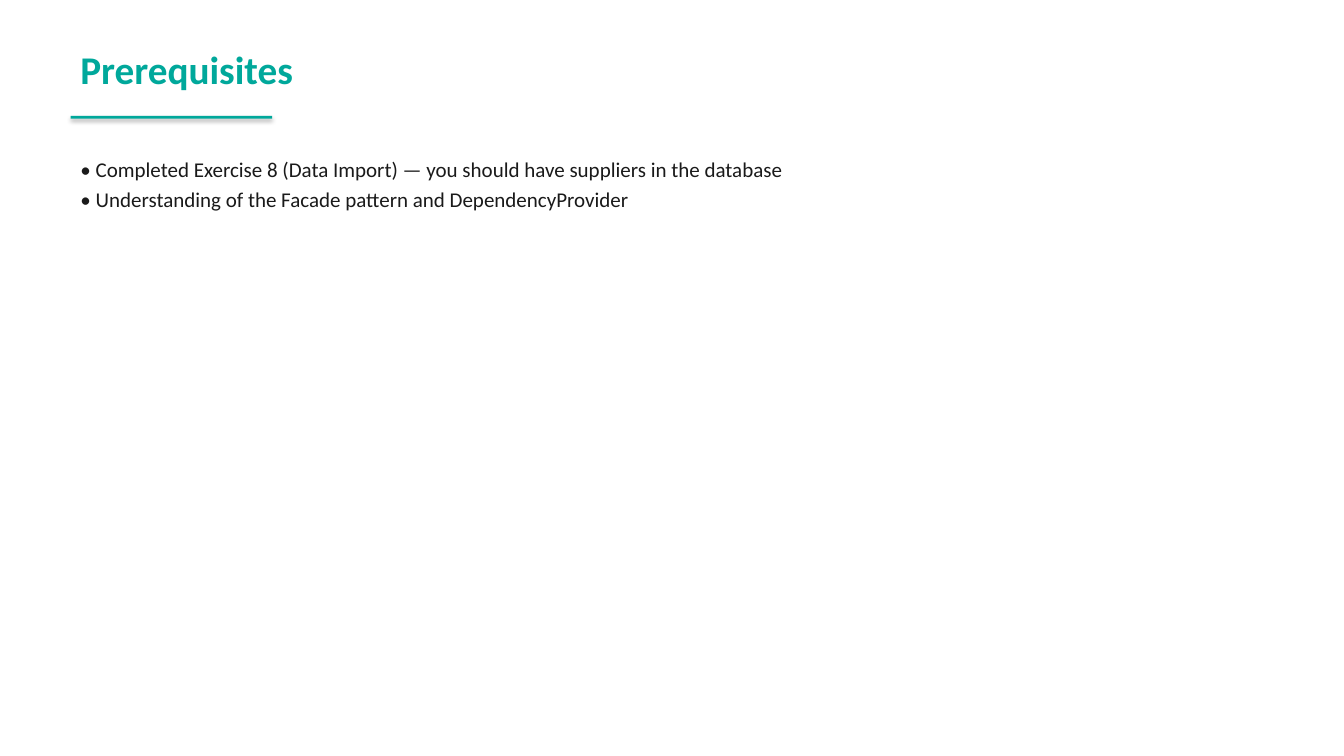
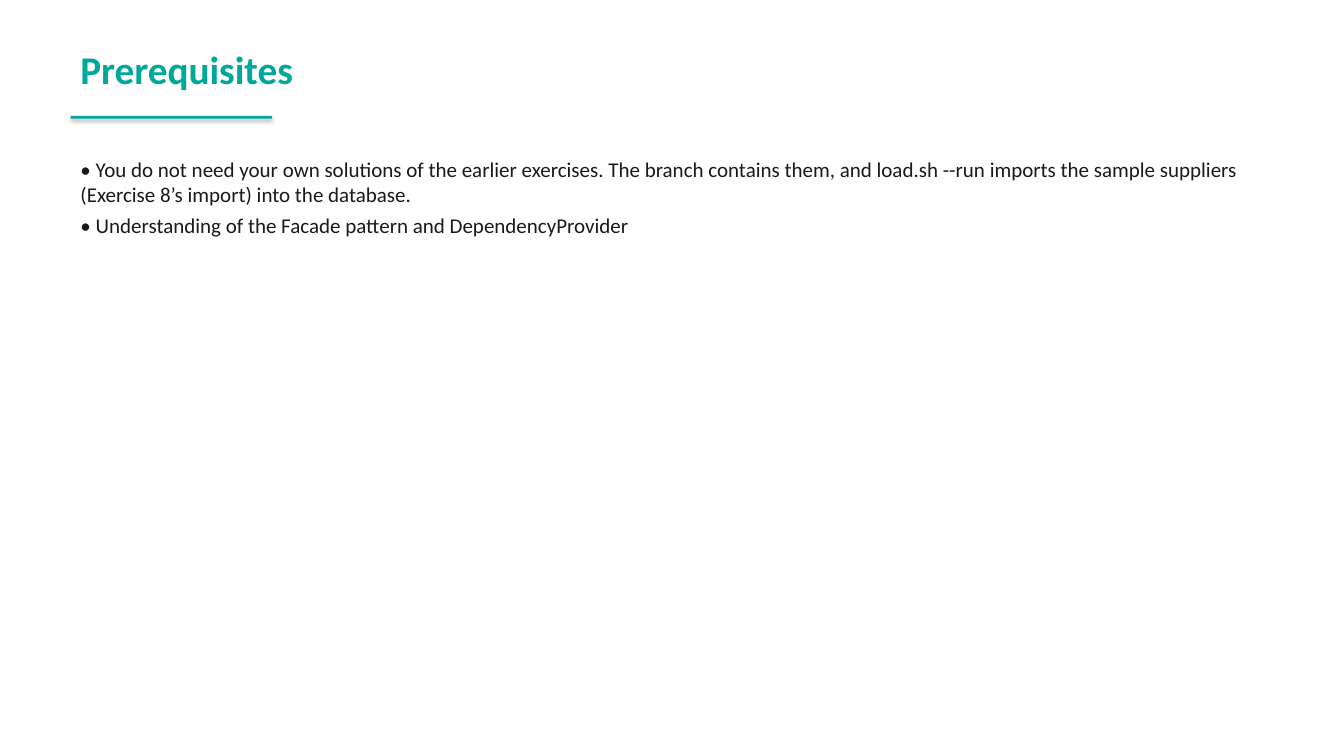
Before and after one commit to spryker-academy/instructor-exercises, a slide deck: slide 32 of guides-pptx/spryker-academy-professional.pptx. Drawn at 1344x756 pixels with LibreOffice and Linux fonts; fonts in the diff are those of the drawing. Boxes give left, top, right and bottom in pixels: in the first picture for what was removed or moved away, otherwise in the second. Text is boxed around its words. In the diff, an @@ line names an element or a change of style, - is before the commit and + after.

```diff
--- a/guides-pptx/spryker-academy-professional.pptx
+++ b/guides-pptx/spryker-academy-professional.pptx
@@ text at [80, 162, 1237, 206]: text changed @@
-• Completed Exercise 8 (Data Import) — you should have suppliers in the database
+• You do not need your own solutions of the earlier exercises. The branch contains them, and load.sh --run imports the sample suppliers (Exercise 8’s import) into the database.
```
Also in this commit, not shown: 11 other slides changed, 4 slides added, 2 slides removed, 24 other files.
